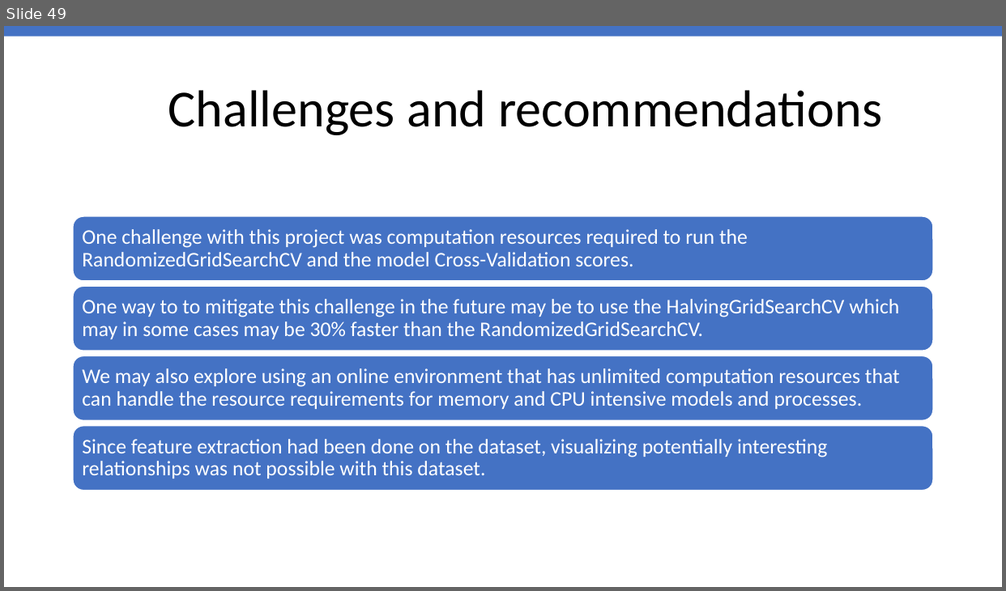
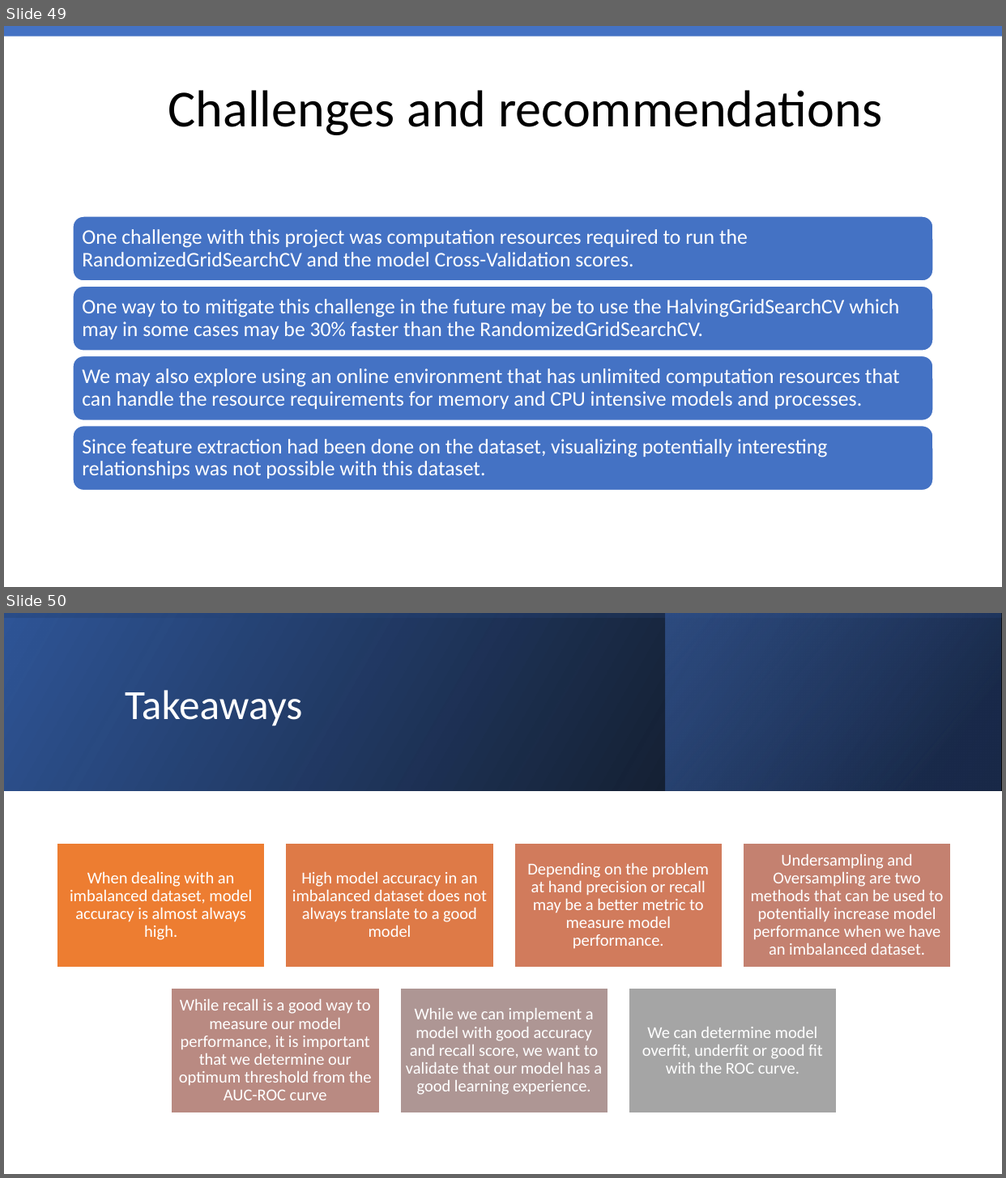
Before and after one commit to dsaulsb1/Fraud-Project, a slide deck: FraudProject2021.pptx. Shown one above the other, each under a label of ours: slide 49 before the commit, slides 49 and 50 after it. The pictures are 1006x591 and 1006x1178 pixels, drawn with LibreOffice and Linux fonts; fonts in the diff are those of the drawing. Boxes give left, top, right and bottom in pixels: in the first picture for what was removed or moved away, otherwise in the second. Text is boxed around its words. In the diff, an @@ line names an element or a change of style, - is before the commit and + after.

Commit message:
Adding Powerpoint slides

```diff
--- a/FraudProject2021.pptx
+++ b/FraudProject2021.pptx
@@ slide 50 added at [4, 613, 1002, 1174], background #FFFFFF @@
@@ rectangle added at [4, 613, 1002, 790], fill gradient #000000 to #2F5597 @@
@@ rectangle added at [4, 613, 1002, 790], fill gradient #2F5597 to #000000 @@
@@ rectangle added at [666, 613, 1001, 790], fill gradient #203864 to #4472C4 @@
@@ title added at [125, 690, 302, 726], 40 pt, text #FFFFFF @@
+Takeaways
@@ group added at [57, 843, 951, 1114]: 7 rectangles, 7 texts @@
+When dealing with an imbalanced dataset, model accuracy is almost always high.
+High model accuracy in an imbalanced dataset does not always translate to a good model
+Depending on the problem at hand precision or recall may be a better metric to measure model performance.
+Undersampling and Oversampling are two methods that can be used to potentially increase model performance when we have an imbalanced dataset.
+While recall is a good way to measure our model performance, it is important that we determine our optimum threshold from the AUC-ROC curve
+While we can implement a model with good accuracy and recall score, we want to validate that our model has a good learning experience.
+We can determine model overfit, underfit or good fit with the ROC curve.
```
Also in this commit, not shown: 1 other slide added.
